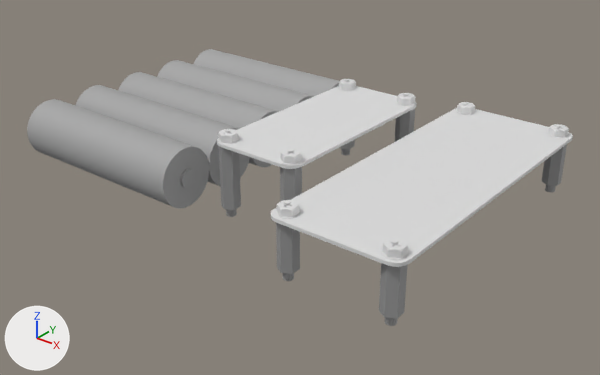
The glTF model model/Electronics/out.gltf, before and after one commit.
Rendered twice from a 50 mm camera at (0.227, -0.1879, 0.1124) aimed at (0.0789, -0.0028, -0.0024). Lighting does not change. The marker at lower left points along +X, +Y and +Z. Where no turn or scale is listed for an object, it has been applied to the vertices.

The scene before the commit, as lines of its bpy script (objects in view):
```python
mat_material_18 = principled_material('Material_18')
mat_material_18.base_color = (0.753, 0.753, 0.753)  # light grey #e1e1e1
mat_material_18.metallic = 0.1
mat_material_18.roughness = 0.7
mat_material_9 = principled_material('Material_9')
mat_material_9.base_color = (0.753, 0.753, 0.753)  # light grey #e1e1e1
mat_material_9.metallic = 0.1
mat_material_9.roughness = 0.7
me_out_controller_board = bpy.data.meshes.new('out.controller.board')
me_out_controller_board.from_pydata(...)  # 840 vertices, 1692 faces; spans x -0.015..0.015, y -0.0325..0.0325, z -0.0005..0.0005
me_out_controller_board.materials.append(mat_material_18)  # light grey #e1e1e1
me_out_controller_standoff_003 = bpy.data.meshes.new('out.controller.standoff_003')
me_out_controller_standoff_003.from_pydata(...)  # 164 vertices, 324 faces; spans x -0.0026..0.0026, y -0.003..0.003, z -0.003..0.02
me_out_controller_standoff_003.materials.append(mat_material_15)  # grey #9b9b9b
me_out_motorcontroller_board = bpy.data.meshes.new('out.motorcontroller.board')
me_out_motorcontroller_board.from_pydata(...)  # 840 vertices, 1692 faces; spans x -0.02..0.02, y -0.05..0.05, z -0.0005..0.0005
me_out_motorcontroller_board.materials.append(mat_material_9)  # light grey #e1e1e1
ob_out_controller_board = bpy.data.objects.new('out.controller.board', me_out_controller_board)
ob_out_controller_board.location = (0.0852, 0.0, 0.0205)
ob_out_controller_standoff_003 = bpy.data.objects.new('out.controller.standoff_003', me_out_controller_standoff_003)
ob_out_controller_standoff_003.location = (0.0737, -0.029, 0.0)
ob_out_motorcontroller_board = bpy.data.objects.new('out.motorcontroller.board', me_out_motorcontroller_board)
ob_out_motorcontroller_board.location = (0.1252, 0.0, 0.0155)
# also in view: 'out.motorcontroller.standoff_001' at (0.141, -0.0458, 0.006); 'out.battpack.battery_003' at (0.0326, -0.0186, 0.0093); 'out.controller.standoff_001' at (0.0967, -0.029, 0.0085); 'out.motorcontroller.standoff_002' at (0.141, 0.0458, 0.006); 'out.battpack.battery_004' at (0.0326, -0.0372, 0.0093)
```
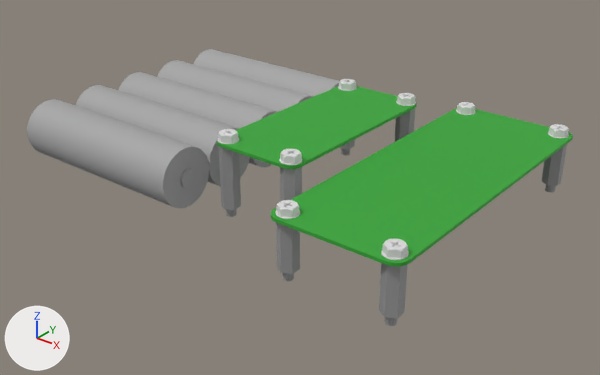
Boxes (x1, y1, x2, y2) around the edits, measured in the pictures (600 x 375 px):
```json
{"object": "out.motorcontroller.board", "change": "recoloured", "before": [271, 108, 573, 267], "after": [271, 108, 573, 267], "on screen": "white to green"}
{"object": "out.controller.board", "change": "recoloured", "before": [217, 86, 417, 169], "after": [217, 86, 417, 169], "on screen": "white to green"}
```

The change, as JSON lines over the scene's bpy script:
```json
{"op": "set", "path": "mat_material_9.base_color", "old": "(0.753, 0.753, 0.753)", "new": "(0.0392, 0.392, 0.0392)", "note": "light grey #e1e1e1 -> green #38a838"}
{"op": "set", "path": "mat_material_18.base_color", "old": "(0.753, 0.753, 0.753)", "new": "(0.0392, 0.392, 0.0392)", "note": "light grey #e1e1e1 -> green #38a838"}
```
